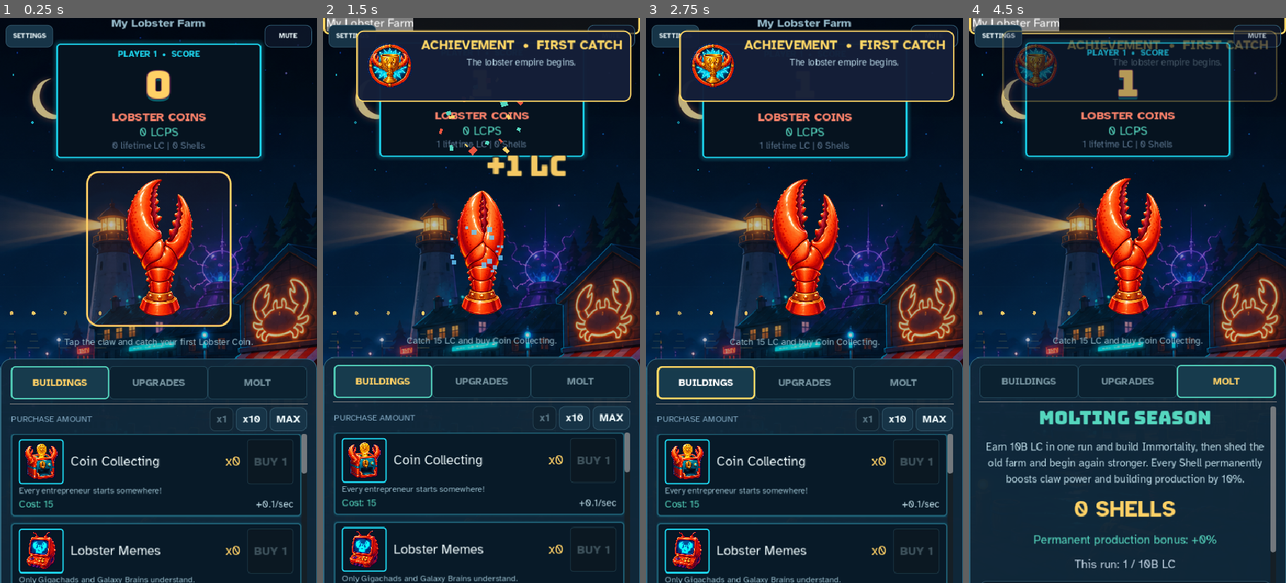
Above: before the commit, frames 1-4 (left to right).
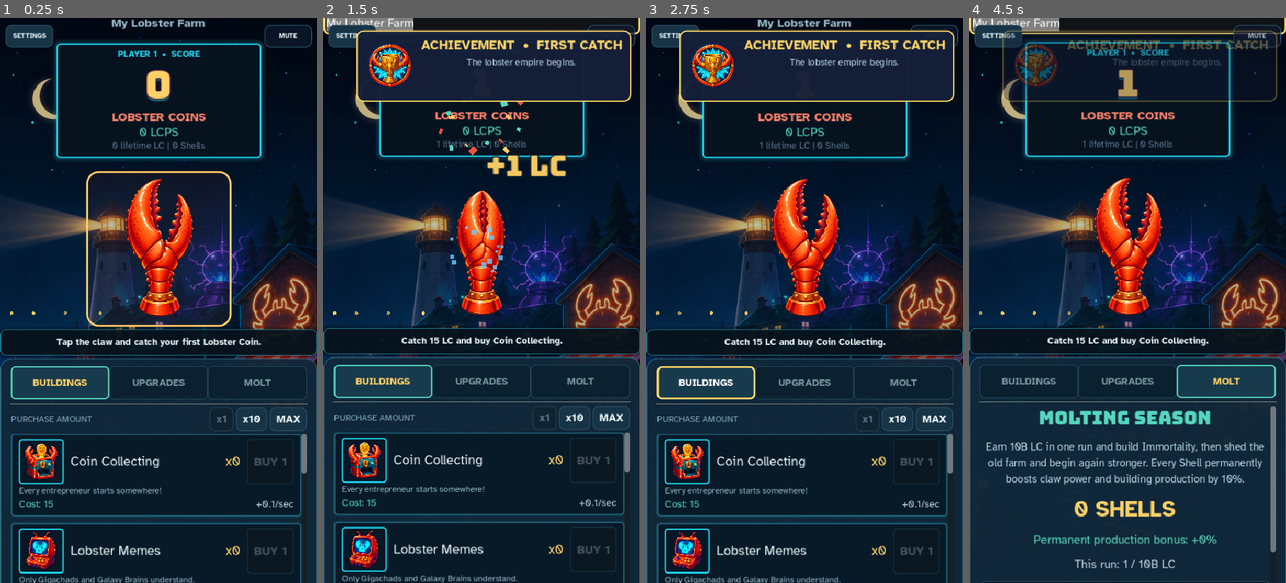
Above: after the commit, the same moments.

Repository: thecryptomasters/lobster-clicker
Game: Godot game, scene res://scenes/main.tscn
Same seed, same stepped clock (60 frames per second), same inputs: the game is played once before the commit and once after it.
Inputs (mouse positions are in pixels of both pictures, inside the frame that each line leads up to):
- Up to frame 1 (0.25 s): no input
- Up to frame 2 (1.5 s): click "My Lobster Farm" at 0.5 s; click (481, 249) at 1.25 s
- Up to frame 3 (2.75 s): click "BUILDINGS" at 2 s
- Up to frame 4 (4.5 s): click "UPGRADES" at 2.75 s; click "MOLT" at 3.5 s; click "My Lobster Farm" at 4.25 s

The runs differ from the first frame. In frame 1, 3.7% of the frame differs, in the area x 0-100%, y 54-61%; in frame 2, 3.8%, in the area x 0-100%, y 54-60%; in frame 3, 3.7%; in frame 4, 3.8%.

Commit message:
ui: improve objective text contrast

Diff:
--- a/scenes/main.gd
+++ b/scenes/main.gd
@@ -535,6 +535,21 @@
 	score_style.shadow_color = Color(0.11, 0.85, 0.95, 0.22)
 	score_style.shadow_size = 7
 	score_panel.add_theme_stylebox_override("panel", score_style)
+	# Keep the current objective readable over every painted-harbor crop. This
+	# behaves like a compact arcade instruction plate instead of bare text laid
+	# directly over the brightest water and storefront highlights.
+	var objective_style := _make_style(Color(0.025, 0.075, 0.115, 0.92), Color(0.11, 0.58, 0.68, 0.82), 8, 1)
+	objective_style.content_margin_left = 14.0
+	objective_style.content_margin_right = 14.0
+	objective_style.content_margin_top = 8.0
+	objective_style.content_margin_bottom = 8.0
+	objective_style.shadow_color = Color(0.0, 0.0, 0.0, 0.42)
+	objective_style.shadow_size = 5
+	objective_label.add_theme_stylebox_override("normal", objective_style)
+	objective_label.add_theme_font_override("font", UiBoldFont)
+	objective_label.add_theme_color_override("font_color", FOAM_WHITE)
+	objective_label.add_theme_color_override("font_outline_color", Color("#03101a"))
+	objective_label.add_theme_constant_override("outline_size", 2)
 	shell_count_label.add_theme_font_override("font", UiBoldFont)
 	var molt_title := get_node_or_null("RootContainer/RightPanel/VBox/ScrollContainer/MoltContainer/MoltTitle") as Label
 	if molt_title:
Not shown, changed: export/index.html
Not shown, changed: export/index.pck
